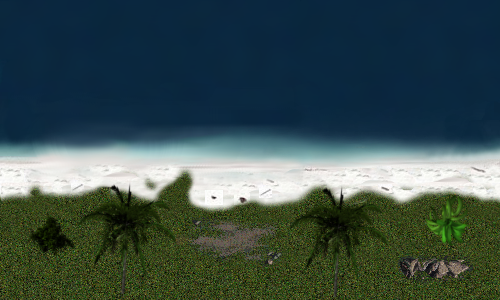
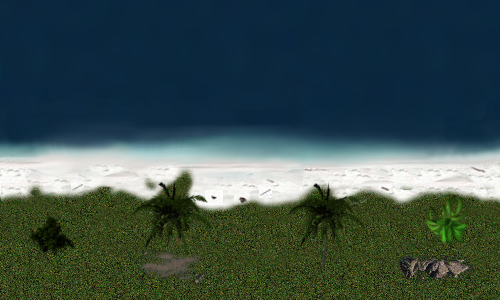
Layer changes from the first 500px x 300px image to the second:
painted on "Clipboard#6" over [137, 211, 283, 285]
painted on "Clipboard#5" over [76, 180, 213, 295]
painted on "Clipboard#4" over [286, 181, 389, 298]
